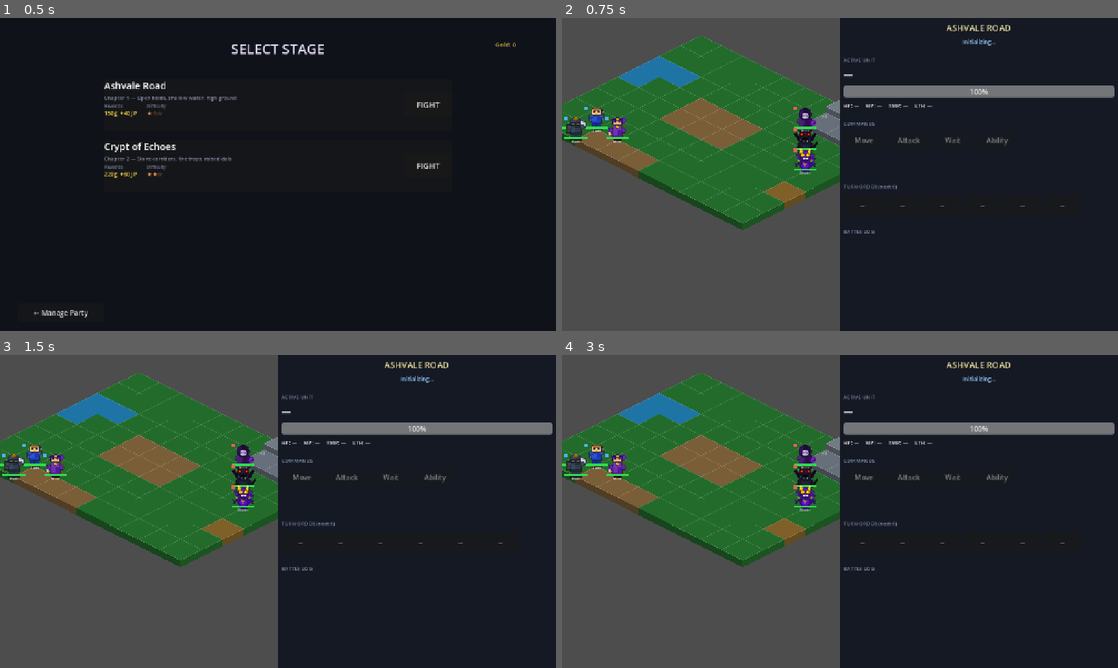
Above: before the commit, frames 1-4 (two rows, left to right).
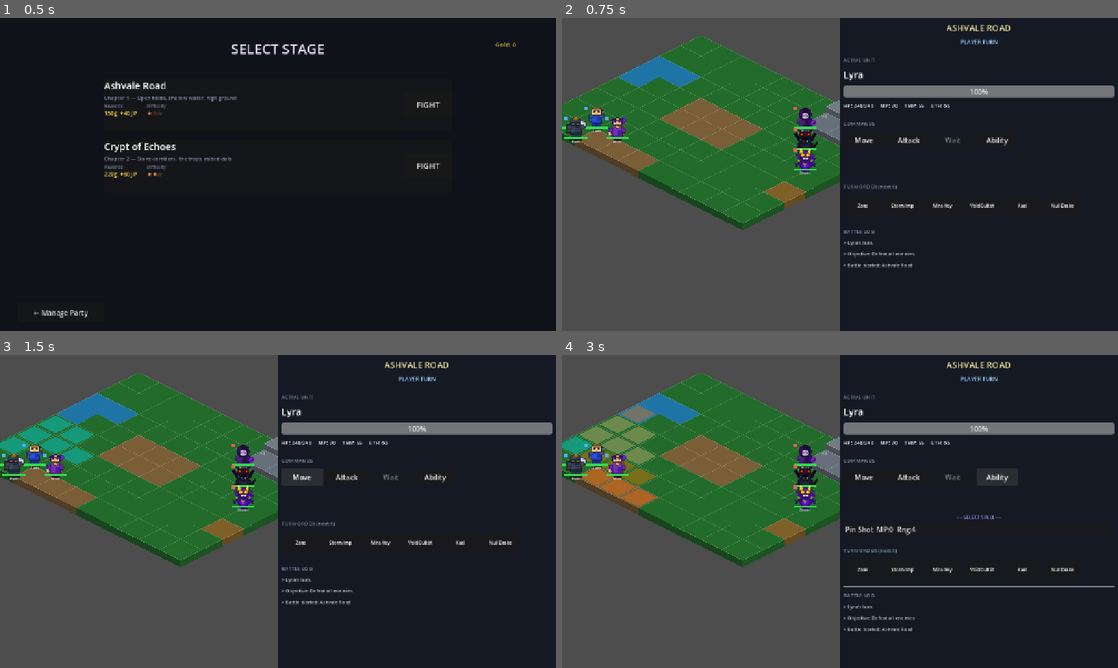
Above: after the commit, the same moments.

Repository: Rando2020/ProjectTactic
Game: Godot game, scene res://scenes/StageSelect.tscn
Two runs of this game, one before a commit and one after it. Both use one fixed random seed, a clock stepped at 60 frames per second and the inputs below.
Inputs (mouse positions are in pixels of both pictures, inside the frame that each line leads up to):
- Up to frame 1 (0.5 s): no input
- Up to frame 2 (0.75 s): click "FIGHT" at 0.5 s
- Up to frame 3 (1.5 s): click (300, 477) at 1.25 s, where only the run after the commit has a clickable "Move"
- Up to frame 4 (3 s): click (906, 477) at 2 s, where only the run after the commit has a clickable "Attack"; click (995, 477) at 2.75 s, where only the run after the commit has a clickable "Ability"

Frame 1 is identical in both runs. In frame 2, 0.9% of the frame differs, in the area x 50-92%, y 6-80%; in frame 3, 2.0%; in frame 4, 3.7%, in the area x 0-100%, y 6-89%.
Error before the commit: Parse Error: Cannot infer the type of "dist" variable because the value doesn't have a set type. (res://scripts/battle/CombatResolver.gd:59)

Commit message:
Fix Godot battle scene typing after merge

Diff:
--- a/godot/scripts/battle/CombatResolver.gd
+++ b/godot/scripts/battle/CombatResolver.gd
@@ -56,7 +56,7 @@
 	# Counter-attack: 25 % chance when hit in melee by a non-counter, non-arrow strike
 	var should_counter := false
 	if not is_counter and vfx_mode != "arrow" and target.hp > 0:
-		var dist := abs(attacker.grid_pos.x - target.grid_pos.x) \
+		var dist: int = abs(attacker.grid_pos.x - target.grid_pos.x) \
 				  + abs(attacker.grid_pos.y - target.grid_pos.y)
 		if dist <= target.unit_data.base_stats.attack_range_max and randf() < 0.25:
 			should_counter = true
